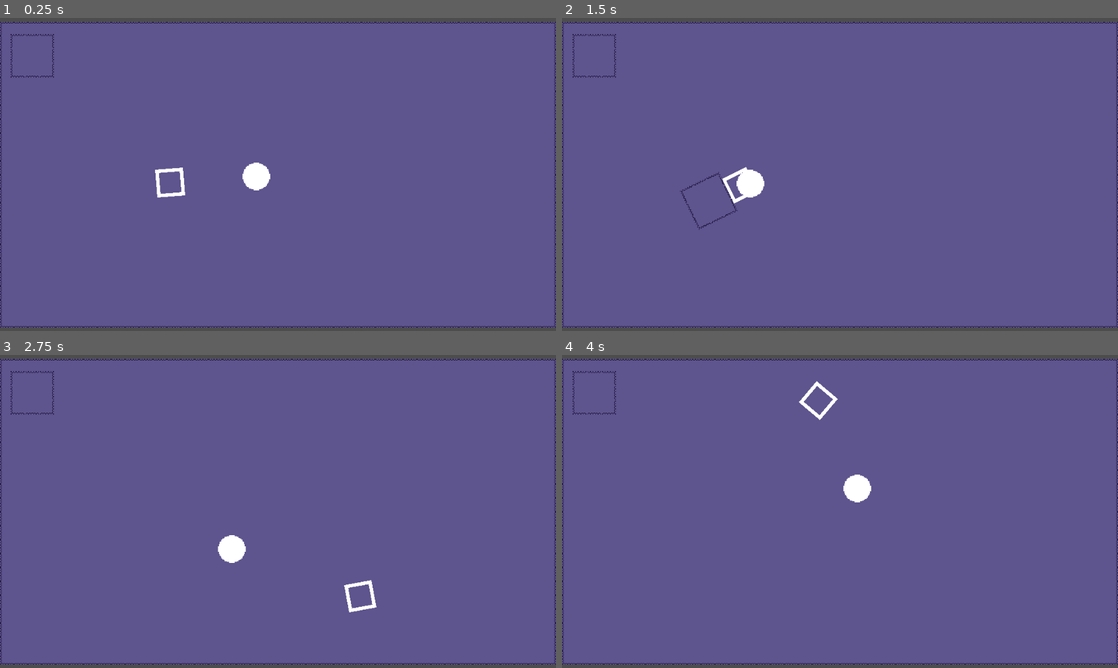
Above: before the commit, frames 1-4 (two rows, left to right).
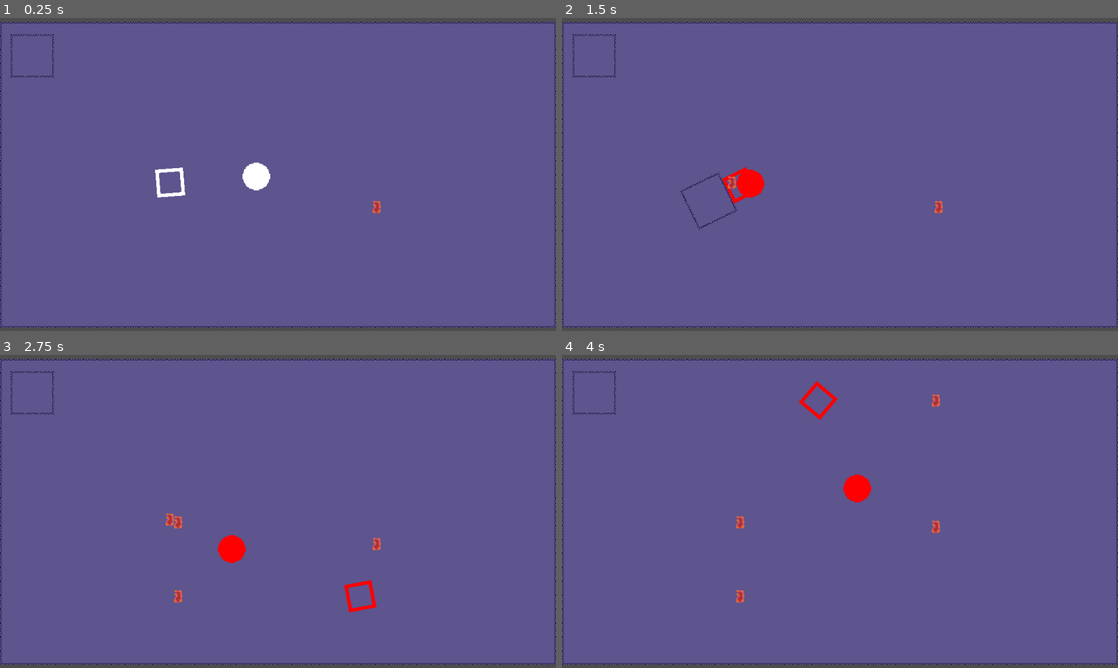
Above: after the commit, the same moments.

Repository: Enoxboo/Project-R
Game: Godot game, scene res://Levels/main_map.tscn
The game is run twice, just before and just after one commit, with the same random seed, the same clock (stepped at 60 frames per second) and the same inputs.
Inputs (mouse positions are in pixels of both pictures, inside the frame that each line leads up to):
- Up to frame 1 (0.25 s): no input
- Up to frame 2 (1.5 s): move the mouse to (962, 158) at 0.52 s; hold D (move_right) 0.53-1.28 s; hold Right mouse button (spell_1) 0.53-1.28 s; move the mouse to (728, 190) at 1.27 s; hold S (move_down) from 1.28 s (still down); click (728, 190) at 1.35 s
- Up to frame 3 (2.75 s): right-click (166, 527) at 1.55 s; move the mouse to (333, 442) at 2.02 s; release S (move_down) at 2.03 s; hold D (move_right) from 2.03 s (still down); hold Right mouse button (spell_1) from 2.03 s (still down)
- Up to frame 4 (4 s): move the mouse to (812, 574) at 2.77 s; release D (move_right) at 2.78 s; release Right mouse button (spell_1) at 2.78 s; hold W (move_up) 2.78-3.53 s; tap E (spell_2) at 2.85 s; right-click (812, 574) at 3.05 s; move the mouse to (1006, 558) at 3.52 s; hold A (move_left) from 3.53 s (still down); hold Right mouse button (spell_1) from 3.53 s (still down); tap Tab (switch) at 3.6 s

The runs differ from the first frame. In frame 1, less than 0.1% of the frame differs, in the area x 67-69%, y 58-63%; in frame 2, 0.6%; in frame 3, 0.8%, in the area x 29-69%, y 50-83%; in frame 4, 0.8%.

Commit message:
feat(spell) add simple fire spell

Diff:
--- a/Enemies/base_enemy.tscn
+++ b/Enemies/base_enemy.tscn
@@ -42,7 +42,7 @@
 
 [node name="Hurtbox" type="Area2D" parent="."]
 collision_layer = 64
-collision_mask = 8
+collision_mask = 24
 script = ExtResource("5_dqv1m")
 
 [node name="Collision" type="CollisionShape2D" parent="Hurtbox"]
@@ -51,7 +51,7 @@
 
 [node name="Hitbox" type="Area2D" parent="."]
 collision_layer = 128
-collision_mask = 4
+collision_mask = 20
 
 [node name="Collision" type="CollisionShape2D" parent="Hitbox"]
 shape = SubResource("CircleShape2D_hrovn")
--- a/Levels/main_map.tscn
+++ b/Levels/main_map.tscn
@@ -1,10 +1,11 @@
-[gd_scene load_steps=8 format=4 uid="uid://bvnkyljxinm4e"]
+[gd_scene load_steps=9 format=4 uid="uid://bvnkyljxinm4e"]
 
 [ext_resource type="Texture2D" uid="uid://hcq66343gceq" path="res://Levels/_Sprites/scene.png" id="1_0ltqd"]
 [ext_resource type="PackedScene" uid="uid://damlylql1l7of" path="res://Player/player.tscn" id="2_o06ir"]
 [ext_resource type="PackedScene" uid="uid://syt0a8y6s0xu" path="res://Enemies/base_enemy.tscn" id="3_24ut3"]
 [ext_resource type="PackedScene" uid="uid://cy4rgpb483u7c" path="res://Assets/companion_placeholder.tscn" id="5_o45qy"]
 [ext_resource type="Resource" uid="uid://davvempunmoqd" path="res://Player/Data/eleanor_data.tres" id="6_eujtv"]
+[ext_resource type="PackedScene" uid="uid://coxir11tq0h7h" path="res://Player/Spells/Spells.tscn" id="6_t7hqy"]
 
 [sub_resource type="TileSetAtlasSource" id="TileSetAtlasSource_o06ir"]
 texture = ExtResource("1_0ltqd")
@@ -49,3 +50,6 @@
 [node name="CompanionPlaceholder" parent="." instance=ExtResource("5_o45qy")]
 position = Vector2(-283, -137)
 data = ExtResource("6_eujtv")
+
+[node name="Spells" parent="." instance=ExtResource("6_t7hqy")]
+position = Vector2(113, 37)
--- a/Player/Movesets/main_moveset.gd
+++ b/Player/Movesets/main_moveset.gd
@@ -1,4 +1,6 @@
 extends Moveset
+
+const SPELLS = preload("uid://coxir11tq0h7h")
 
 func _perform_attack(player: Player) -> void:
 	player.can_attack = false
@@ -11,3 +13,12 @@
 	player.hitbox.monitoring = false
 	player.hitbox_sprite.visible = false
 	player.hitbox.position.x = 0
+
+func spell_1(player: Player) -> void:
+	if player.spells[1] == "":
+		return
+
+	if player.spells[1] == "FIRE":
+		var fire = SPELLS.instantiate()
+		fire.global_position = player.global_position
+		player.get_parent().add_child(fire)
--- /dev/null
+++ b/Player/Spells/Spells.tscn
@@ -0,0 +1,22 @@
+[gd_scene load_steps=4 format=3 uid="uid://coxir11tq0h7h"]
+
+[ext_resource type="Script" uid="uid://br407bbjb8pho" path="res://Player/Spells/spell.gd" id="1_inm8w"]
+[ext_resource type="Texture2D" uid="uid://b2qji8hvgq83i" path="res://Player/_Sprites/fire.png" id="1_lnlkt"]
+
+[sub_resource type="RectangleShape2D" id="RectangleShape2D_inm8w"]
+
+[node name="Spells" type="Area2D"]
+collision_layer = 16
+collision_mask = 204
+script = ExtResource("1_inm8w")
+
+[node name="CollisionShape2D" type="CollisionShape2D" parent="."]
+shape = SubResource("RectangleShape2D_inm8w")
+
+[node name="Sprite2D" type="Sprite2D" parent="."]
+texture = ExtResource("1_lnlkt")
+
+[node name="Timer" type="Timer" parent="."]
+one_shot = true
+
+[connection signal="area_entered" from="." to="." method="_on_area_entered"]
--- /dev/null
+++ b/Player/Spells/spell.gd
@@ -0,0 +1,16 @@
+extends Area2D
+
+@onready var timer: Timer = $Timer
+
+var active_time: float = 3.0
+
+func _ready() -> void:
+	timer.wait_time = active_time
+	timer.start()
+
+func _physics_process(_delta: float) -> void:
+	if timer.is_stopped():
+		queue_free()
+
+func _on_area_entered(area: Area2D) -> void:
+	area.get_parent().sprite.modulate = "RED"
--- a/Player/player.gd
+++ b/Player/player.gd
@@ -21,7 +21,7 @@
 var can_spell_1 = true
 var can_spell_2 = true
 var companion_data: Resource = null
-
+var spells: Dictionary = {1: "FIRE", 2: ""}
 
 func _ready() -> void:
 	current_health = data.max_health
--- a/Player/player.tscn
+++ b/Player/player.tscn
@@ -46,7 +46,7 @@
 
 [node name="Hurtbox" type="Area2D" parent="."]
 collision_layer = 4
-collision_mask = 128
+collision_mask = 144
 script = ExtResource("6_od3ui")
 
 [node name="Collision" type="CollisionShape2D" parent="Hurtbox"]
@@ -56,7 +56,7 @@
 [node name="Hitbox" type="Area2D" parent="."]
 position = Vector2(40, 0)
 collision_layer = 8
-collision_mask = 64
+collision_mask = 80
 monitoring = false
 monitorable = false
 
Not shown, added: Player/Spells/spell.gd.uid
Binary file added: Player/_Sprites/fire.png
Not shown, added: Player/_Sprites/fire.png.import
